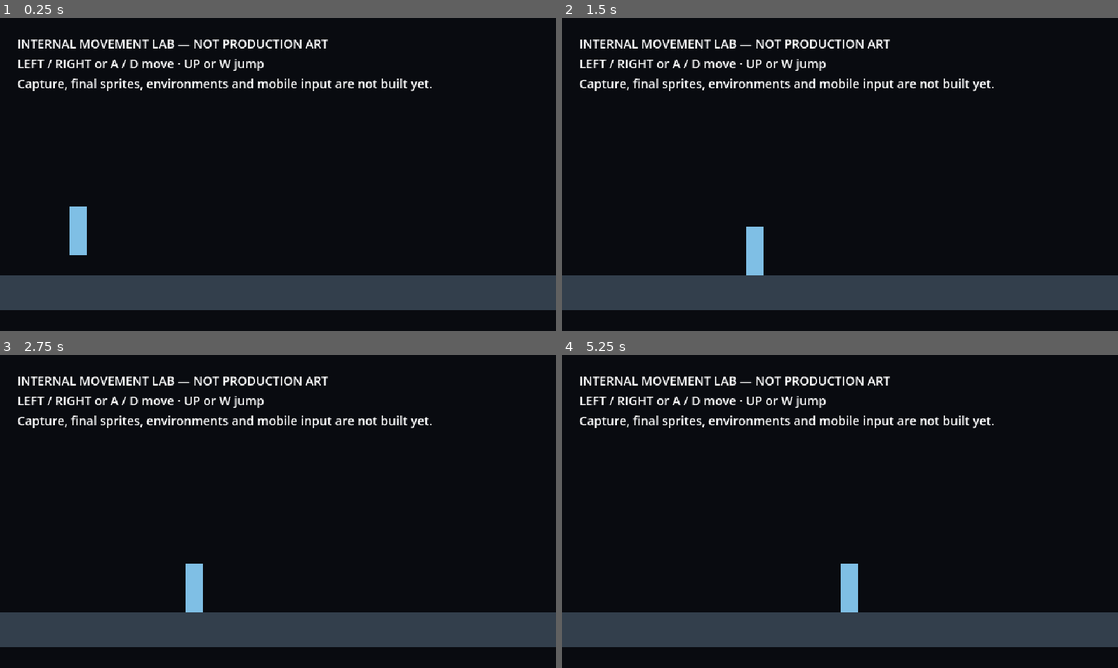
Above: before the commit, frames 1-4 (two rows, left to right).
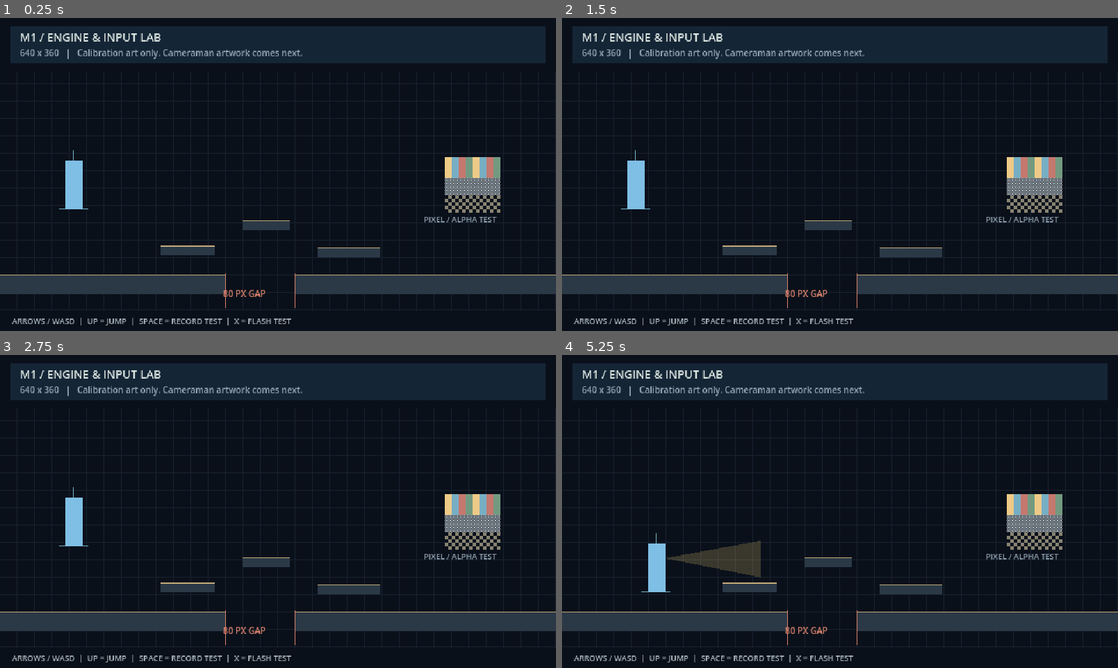
Above: after the commit, the same moments.

Repository: dmercadante1/-reel-runner-test
Game: Godot game, scene res://scenes/web_trial.tscn
The game is run twice, just before and just after one commit, with the same random seed, the same clock (stepped at 60 frames per second) and the same inputs. Before the commit the project starts from res://scenes/movement_lab.tscn.
Inputs (mouse positions are in pixels of both pictures, inside the frame that each line leads up to):
- Up to frame 1 (0.25 s): no input
- Up to frame 2 (1.5 s): tap Enter at 0.5 s; move the mouse to (962, 158) at 0.52 s; hold Space (record) 0.53-1.28 s; hold Right (move_right) from 0.53 s (still down); tap X (defend) at 0.6 s; click (962, 158) at 0.67 s; tap Up (jump) at 0.77, 1.07 s; move the mouse to (728, 190) at 1.27 s; tap Space (record) at 1.35 s
- Up to frame 3 (2.75 s): tap Up (jump) at 1.52, 1.82 s; tap Shift at 1.55, 2.1 s; move the mouse to (333, 442) at 2.02 s; release Right (move_right) at 2.03 s; hold Left (move_left) from 2.03 s (still down); tap P at 2.3 s
- Up to frame 4 (5.25 s): move the mouse to (812, 574) at 2.77 s; release Left (move_left) at 2.78 s; hold Right (move_right) 2.78-4.28 s; tap P at 2.85 s; click (812, 574) at 2.92 s; tap Up (jump) at 3.02, 3.05, 3.32, 4.52, 4.82 s; move the mouse to (1006, 558) at 3.52 s; hold Up (jump) 3.53-4.28 s; tap X (defend) at 3.8, 4.35 s; tap Escape (pause_game) at 4.15 s; move the mouse to (673, 464) at 4.27 s; hold Left (move_left) 4.28-5.03 s; tap Space (record) at 4.55 s; tap R (reset_trial, bound only after the commit) at 4.9 s; move the mouse to (867, 511) at 5.02 s; hold Right (move_right) from 5.03 s (still down); hold Space (record) from 5.03 s (still down); click (867, 511) at 5.17 s

The runs differ from the first frame. In frame 1, 27% of the frame differs, in the area x 0-100%, y 2-99%; in frame 2, 27%; in frame 3, 27%; in frame 4, 28%.

Commit message:
Implement M1 browser shell, touch delivery, and fresh cross-browser release gates

Diff:
--- a/godot/project.godot
+++ b/godot/project.godot
@@ -3,7 +3,7 @@
 
 [application]
 config/name="MovieCameraPrototype"
-run/main_scene="res://scenes/movement_lab.tscn"
+run/main_scene="res://scenes/web_trial.tscn"
 config/features=PackedStringArray("4.7", "GL Compatibility")
 
 [autoload]
--- /dev/null
+++ b/godot/scenes/web_trial.tscn
@@ -0,0 +1,4 @@
+[gd_scene load_steps=2 format=3]
+[ext_resource type="Script" path="res://scripts/web_trial.gd" id="1"]
+[node name="M1TechnicalTrial" type="Node2D"]
+script = ExtResource("1")
--- a/godot/scripts/input_setup.gd
+++ b/godot/scripts/input_setup.gd
@@ -1,7 +1,9 @@
 extends Node
-## All devices will feed these actions. This first pass binds keyboard only.
+## All devices feed the same action map. This does not claim physical-device testing.
+signal command(name: String, value: bool)
 
 func _ready() -> void:
+	process_mode = Node.PROCESS_MODE_ALWAYS
 	_bind("move_left", KEY_LEFT, false)
 	_bind("move_left", KEY_A, true)
 	_bind("move_right", KEY_RIGHT, false)
@@ -11,7 +13,10 @@
 	_bind("record", KEY_SPACE, false)
 	_bind("record", KEY_C, true)
 	_bind("defend", KEY_X, true)
+	_bind("defend", KEY_SHIFT, false)
 	_bind("pause_game", KEY_ESCAPE, false)
+	_bind("pause_game", KEY_P, true)
+	_bind("reset_trial", KEY_R, true)
 
 func _bind(action: StringName, code: Key, physical: bool) -> void:
 	if not InputMap.has_action(action):
@@ -24,7 +29,17 @@
 	if not InputMap.action_has_event(action, event):
 		InputMap.action_add_event(action, event)
 
+func _input(event: InputEvent) -> void:
+	if event.is_action_pressed("pause_game") and not event.is_echo():
+		command.emit("pause_game", true)
+	elif event.is_action_pressed("reset_trial") and not event.is_echo():
+		command.emit("reset", true)
+
+func release_all() -> void:
+	for action in ["move_left", "move_right", "jump", "record", "defend"]:
+		Input.action_release(action)
+
 func _notification(what: int) -> void:
 	if what == NOTIFICATION_APPLICATION_FOCUS_OUT:
-		for action in ["move_left", "move_right", "jump", "record", "defend"]:
-			Input.action_release(action)
+		release_all()
+		command.emit("focus_lost", true)
--- a/godot/scripts/player_controller.gd
+++ b/godot/scripts/player_controller.gd
@@ -1,13 +1,20 @@
 extends CharacterBody2D
-## Motion/collision only. Production artwork will be an independent visual scene.
+## Physics only; the production visual scene is deliberately not supplied by M1.
 signal jumped
 signal landed
-
 @export var tuning: MovementTuning = preload("res://data/default_movement.tres")
 var facing: int = 1
 var _coyote: float = 0.0
 var _buffer: float = 0.0
 var _was_grounded: bool = false
+var _released_jump: bool = false
+
+func _input(event: InputEvent) -> void:
+	if event.is_action_pressed("jump") and not event.is_echo():
+		_buffer = tuning.jump_buffer_seconds
+		_released_jump = false
+	if event.is_action_released("jump"):
+		_released_jump = true
 
 func _physics_process(delta: float) -> void:
 	if is_on_floor():
@@ -15,6 +22,7 @@
 	else:
 		_coyote = maxf(0.0, _coyote - delta)
 	_buffer = maxf(0.0, _buffer - delta)
+	# action_press in native tests also works; browser/touch edges are buffered in _input.
 	if Input.is_action_just_pressed("jump"):
 		_buffer = tuning.jump_buffer_seconds
 	var direction := Input.get_axis("move_left", "move_right")
@@ -29,8 +37,9 @@
 		_buffer = 0.0
 		_coyote = 0.0
 		jumped.emit()
-	if Input.is_action_just_released("jump") and velocity.y < 0.0:
+	if (_released_jump or Input.is_action_just_released("jump")) and velocity.y < 0.0:
 		velocity.y *= tuning.release_jump_multiplier
+		_released_jump = false
 	move_and_slide()
 	if is_on_floor() and not _was_grounded:
 		landed.emit()
@@ -43,4 +52,5 @@
 	velocity = Vector2.ZERO
 	_coyote = 0.0
 	_buffer = 0.0
+	_released_jump = false
 	_was_grounded = false
--- /dev/null
+++ b/godot/scripts/web_trial.gd
@@ -0,0 +1,196 @@
+extends Node2D
+## Engine/delivery calibration only; nothing here is production character or level art.
+var player: CharacterBody2D
+var _world: Node2D
+var _font: Font
+var _tone: AudioStreamPlayer
+var _tick: int = 0
+var _elapsed: float = 0.0
+var _report_timer: float = 0.0
+var _phase: String = "ready"
+var _audio_enabled: bool = true
+var _audio_events: int = 0
+var _jumps: int = 0
+var _lands: int = 0
+var _respawns: int = 0
+var _frame_ms: Array[float] = []
+var _bridge: JavaScriptObject
+var _command_callback: JavaScriptObject
+var _record: bool = false
+var _flash_left: float = 0.0
+var _calibration: Texture2D
+const SPAWN := Vector2(85, 220)
+
+func _ready() -> void:
+	process_mode = Node.PROCESS_MODE_ALWAYS
+	_font = ThemeDB.fallback_font
+	_calibration = load("res://assets/calibration.png")
+	_world = Node2D.new()
+	_world.name = "World"
+	_world.process_mode = Node.PROCESS_MODE_PAUSABLE
+	add_child(_world)
+	_floor(Vector2(130, 307), Vector2(260, 22), false)
+	_floor(Vector2(490, 307), Vector2(300, 22), false)
+	_floor(Vector2(216, 268), Vector2(62, 10), true)
+	_floor(Vector2(307, 239), Vector2(55, 10), true)
+	_floor(Vector2(402, 270), Vector2(72, 10), true)
+	_floor(Vector2(-12, 180), Vector2(24, 360), false)
+	_floor(Vector2(652, 180), Vector2(24, 360), false)
+	player = preload("res://scenes/player.tscn").instantiate()
+	player.name = "Player"
+	_world.add_child(player)
+	player.reset_at(SPAWN)
+	player.jumped.connect(_jumped)
+	player.landed.connect(_landed)
+	_tone = AudioStreamPlayer.new()
+	_tone.stream = load("res://assets/calibration-tone.wav")
+	_tone.volume_db = -16.0
+	add_child(_tone)
+	Controls.command.connect(_command)
+	if OS.has_feature("web"):
+		_bridge = JavaScriptBridge.get_interface("M1Bridge")
+		_command_callback = JavaScriptBridge.create_callback(_web_command)
+		_bridge.attach(_command_callback)
+	get_tree().paused = true
+	_report()
+
+func _floor(point: Vector2, size: Vector2, one_way: bool) -> void:
+	var body := StaticBody2D.new()
+	body.position = point
+	var shape := RectangleShape2D.new()
+	shape.size = size
+	var collision := CollisionShape2D.new()
+	collision.shape = shape
+	collision.one_way_collision = one_way
+	body.add_child(collision)
+	_world.add_child(body)
+
+func _web_command(args: Array) -> void:
+	if args.size() < 2:
+		return
+	var name: String = str(args[0])
+	var pressed: bool = bool(args[1])
+	if name in ["move_left", "move_right", "jump", "record", "defend"]:
+		if _phase == "running" or not pressed:
+			var event := InputEventAction.new()
+			event.action = name
+			event.pressed = pressed
+			Input.parse_input_event(event)
+	else:
+		_command(name, pressed)
+
+func _command(name: String, value: bool = true) -> void:
+	match name:
+		"start", "resume":
+			_phase = "running"
+			Controls.release_all()
+			get_tree().paused = false
+			_chirp()
+		"pause", "focus_lost", "portrait":
+			Controls.release_all()
+			player.velocity = Vector2.ZERO
+			_record = false
+			get_tree().paused = true
+			_phase = "paused"
+		"pause_game":
+			_command("resume" if _phase == "paused" else "pause")
+		"reset":
+			Controls.release_all()
+			player.reset_at(SPAWN)
+			_record = false
+			_jumps = 0
+			_lands = 0
+			_respawns = 0
+			_tick = 0
+			_elapsed = 0.0
+			_phase = "running"
+			get_tree().paused = false
+		"sound":
+			_audio_enabled = value
+			if value:
+				_chirp()
+	_report()
+
+func _physics_process(delta: float) -> void:
+	if _phase == "running":
+		_tick += 1
+		_elapsed += delta
+		_record = Input.is_action_pressed("record")
+		if Input.is_action_just_pressed("defend"):
+			_flash_left = 0.14
+			_chirp()
+		_flash_left = maxf(0.0, _flash_left - delta)
+		if player.position.y > 450.0:
+			_respawns += 1
+			Controls.release_all()
+			player.reset_at(SPAWN)
+	_report_timer += delta
+	if _report_timer >= 0.10:
+		_report_timer = 0.0
+		_report()
+	queue_redraw()
+
+func _process(delta: float) -> void:
+	if _phase == "running" and delta < 0.3:
+		_frame_ms.append(delta * 1000.0)
+		if _frame_ms.size() > 600:
+			_frame_ms.pop_front()
+
+func _jumped() -> void:
+	_jumps += 1
+	_chirp()
+
+func _landed() -> void:
+	_lands += 1
+
+func _chirp() -> void:
+	if _audio_enabled:
+		_tone.play()
+		_audio_events += 1
+
+func _report() -> void:
+	if not is_instance_valid(player):
+		return
+	var samples := _frame_ms.duplicate()
+	samples.sort()
+	var p95: float = samples[int((samples.size() - 1) * 0.95)] if not samples.is_empty() else 0.0
+	var state := {"phase": _phase, "x": player.position.x, "feet": player.position.y,
+		"vx": player.velocity.x, "vy": player.velocity.y, "grounded": player.is_on_floor(),
+		"tick": _tick, "jumps": _jumps, "landings": _lands, "respawns": _respawns,
+		"recording": _record, "audio_events": _audio_events, "audio_enabled": _audio_enabled,
+		"fps": Engine.get_frames_per_second(), "frame_p95_ms": p95, "frame_samples": samples.size(),
+		"viewport": [get_viewport_rect().size.x, get_viewport_rect().size.y],
+		"engine": Engine.get_version_info().string, "build": "m1-01", "production_art": false}
+	if _bridge != null:
+		_bridge.report(JSON.stringify(state))
+
+func _draw() -> void:
+	if _font == null:
+		return
+	draw_rect(Rect2(0, 0, 640, 360), Color("0a101a"))
+	for x in range(0, 641, 20):
+		draw_line(Vector2(x, 62), Vector2(x, 337), Color("182330"))
+	for y in range(76, 338, 20):
+		draw_line(Vector2(0, y), Vector2(640, y), Color("182330"))
+	draw_rect(Rect2(12, 10, 616, 42), Color("142536"))
+	draw_string(_font, Vector2(23, 27), "M1 / ENGINE & INPUT LAB", HORIZONTAL_ALIGNMENT_LEFT, -1, 13, Color("dbe4df"))
+	draw_string(_font, Vector2(23, 44), "640 x 360   |   Calibration art only. Cameraman artwork comes next.", HORIZONTAL_ALIGNMENT_LEFT, -1, 10, Color("94a6b6"))
+	for box in [Rect2(0, 296, 260, 22), Rect2(340, 296, 300, 22), Rect2(185, 263, 62, 10), Rect2(279.5, 234, 55, 10), Rect2(366, 265, 72, 10)]:
+		draw_rect(box, Color("2b3947"))
+		draw_line(box.position, box.position + Vector2(box.size.x, 0), Color("c3ac7a"), 1)
+	draw_string(_font, Vector2(257, 321), "80 PX GAP", HORIZONTAL_ALIGNMENT_LEFT, -1, 10, Color("dd846d"))
+	draw_line(Vector2(260, 294), Vector2(260, 334), Color("dd846d"))
+	draw_line(Vector2(340, 294), Vector2(340, 334), Color("dd846d"))
+	if _calibration != null:
+		draw_texture(_calibration, Vector2(512, 160))
+		draw_string(_font, Vector2(488, 235), "PIXEL / ALPHA TEST", HORIZONTAL_ALIGNMENT_LEFT, -1, 9, Color("94a6b6"))
+	if is_instance_valid(player):
+		var p := player.position
+		draw_line(p, p + Vector2(0, -68), Color("76b8ca"))
+		draw_line(p + Vector2(-17, 0), p + Vector2(17, 0), Color("76b8ca"))
+		if _record:
+			var lens := p + Vector2(10 * player.facing, -39)
+			draw_colored_polygon(PackedVector2Array([lens, lens + Vector2(110 * player.facing, -20), lens + Vector2(110 * player.facing, 22)]), Color(0.9, 0.78, 0.45, 0.22))
+		if _flash_left > 0.0:
+			draw_arc(p + Vector2(0, -30), 30, 0, TAU, 24, Color("e5d291"), 2)
+	draw_string(_font, Vector2(14, 352), "ARROWS / WASD  |  UP = JUMP  |  SPACE = RECORD TEST  |  X = FLASH TEST", HORIZONTAL_ALIGNMENT_LEFT, -1, 9, Color("aab7bd"))
Not shown, added: godot/assets/calibration-tone.wav.import
Binary file added: godot/assets/calibration.png
Not shown, added: godot/assets/calibration.png.import
Not shown, changed: godot/export_presets.cfg
Not shown, added: godot/scripts/input_setup.gd.uid
Not shown, added: godot/scripts/lab.gd.uid
Not shown, added: godot/scripts/movement_tuning.gd.uid
Not shown, added: godot/scripts/player_controller.gd.uid
Not shown, added: godot/scripts/web_trial.gd.uid
Not shown, added: godot/tests/native_smoke.gd.uid
Not shown, changed: godot/.gitignore
Not shown, added: godot/assets/calibration-tone.wav
(and 5 more such lines)
